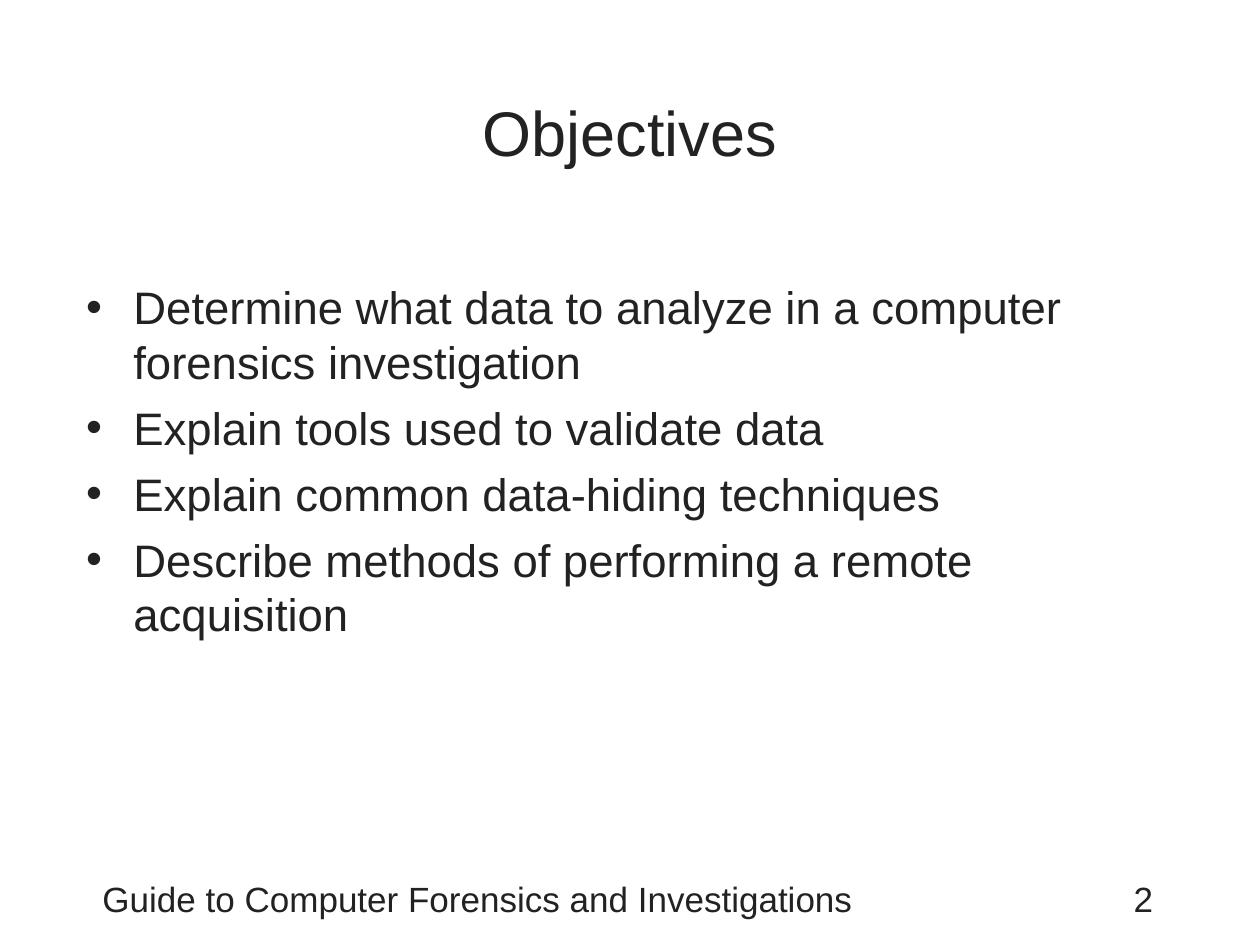
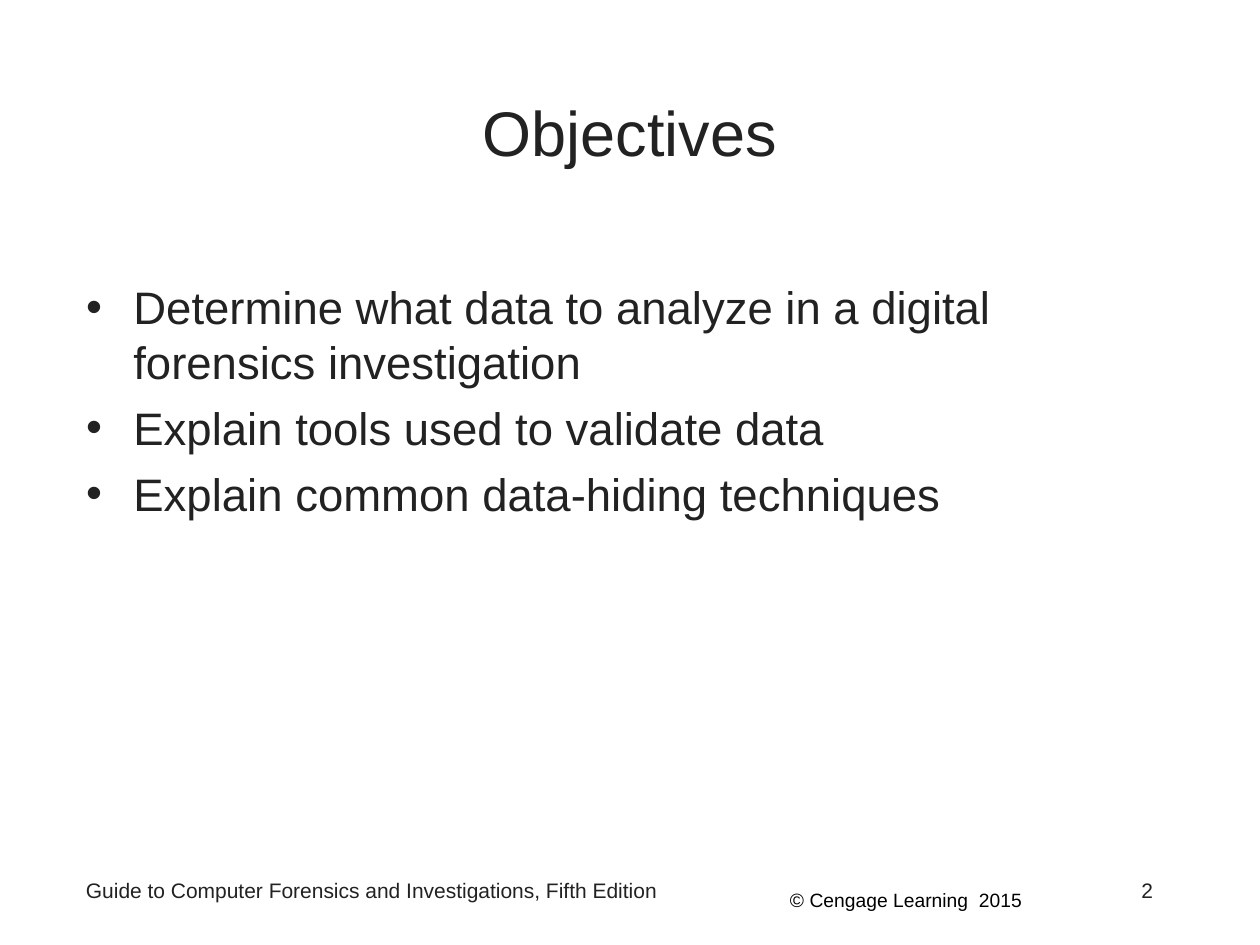
Before and after one commit to Emadalsuwat/emadalsuwat.github.io, a slide deck: slide 2 of computerforensics/Chapter9.ppt. Drawn at 1260x945 pixels with LibreOffice and Linux fonts; fonts in the diff are those of the drawing. Boxes give left, top, right and bottom in pixels: in the first picture for what was removed or moved away, otherwise in the second. Text is boxed around its words. In the diff, an @@ line names an element or a change of style, - is before the commit and + after.

```diff
--- a/computerforensics/Chapter9.ppt
+++ b/computerforensics/Chapter9.ppt
@@ text at (133,291,990,388): text changed @@
-• Determine what data to analyze in a computer forensics investigation
+• Determine what data to analyze in a digital forensics investigation
@@ text at (133,544,973,641): paragraph removed @@
-• Describe methods of performing a remote acquisition
@@ text at (86,882,657,903): text changed; size 20 to 12 pt @@
-Guide to Computer Forensics and Investigations
+Guide to Computer Forensics and Investigations, Fifth Edition
@@ text added at (810,893,1022,911), 11 pt, text #000000 @@
+© Cengage Learning 2015
@@ page number: place and size @@
-page number at (1134,887,1153,912)
+page number at (1141,883,1153,898)
@@ page number at (1141,883,1153,898): size 20 to 12 pt @@
```
Also in this commit, not shown: 20 other slides changed, 26 slides added, 34 slides removed, 7 other files.
